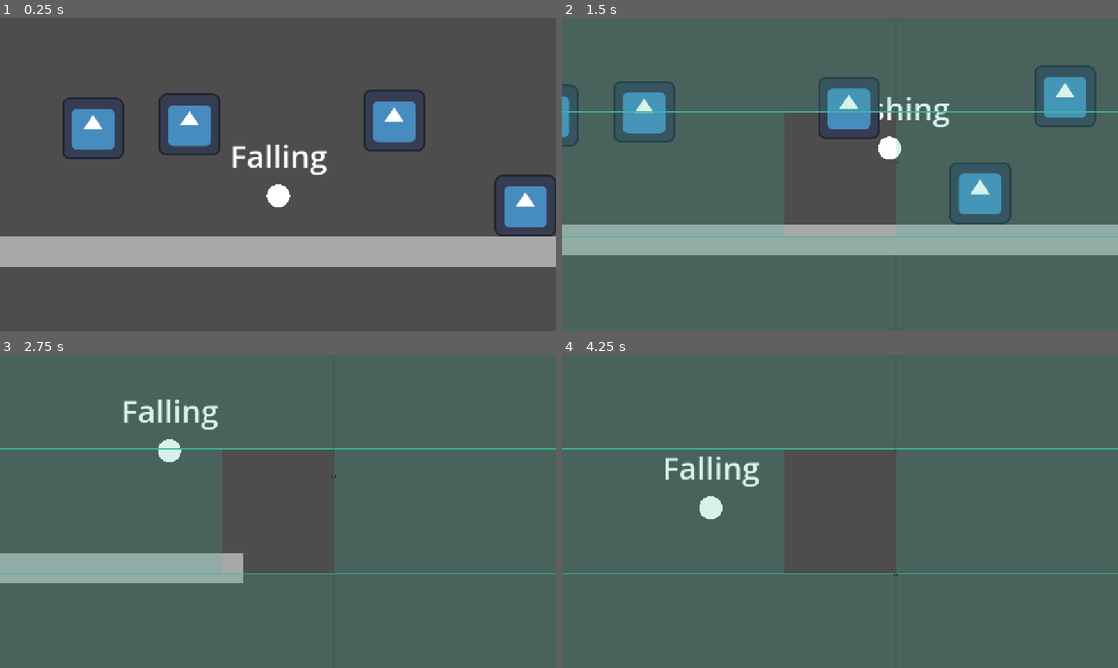
Above: before the commit, frames 1-4 (two rows, left to right).
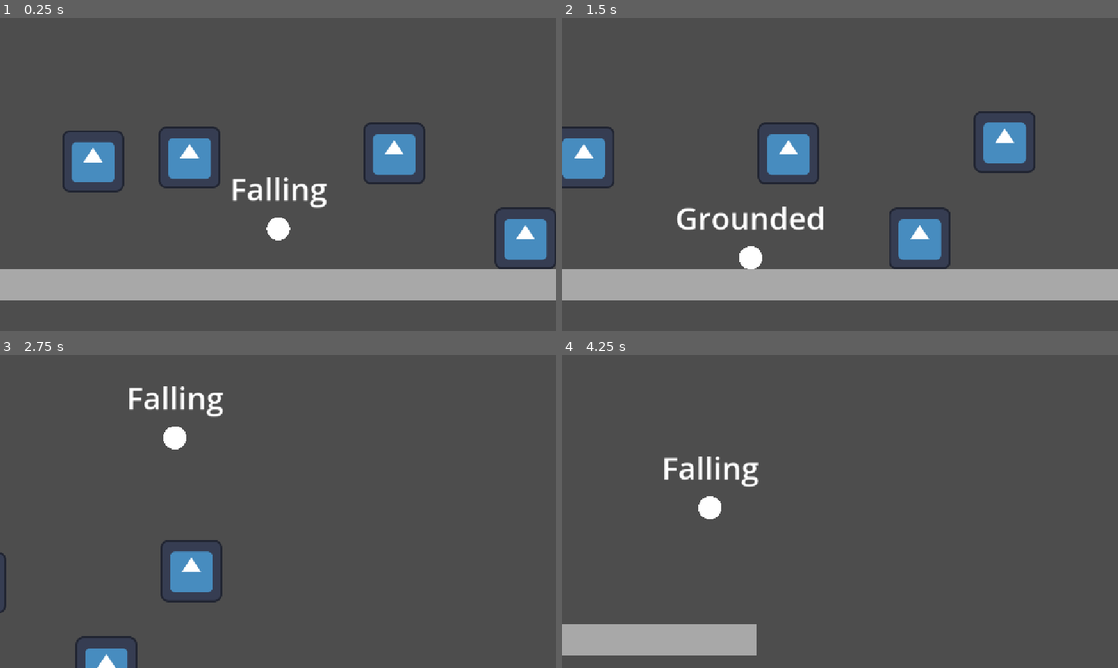
Above: after the commit, the same moments.

Repository: cookie1170/juice-test
Game: Godot game, scene res://levels/main.tscn
Same seed, same stepped clock (60 frames per second), same inputs: the game is played once before the commit and once after it. The engine's default icon, where the game draws it, is replaced by a stand-in: a white triangle on a blue panel in a dark square.
Inputs (mouse positions are in pixels of both pictures, inside the frame that each line leads up to):
- Up to frame 1 (0.25 s): no input
- Up to frame 2 (1.5 s): tap Enter (ui_accept) at 0.5, 0.77 s; move the mouse to (962, 158) at 0.52 s; press the mouse at (962, 158) at 0.53 s; hold D (right) 0.53-1.25 s; right-click (962, 158) at 0.8 s; release the mouse at (962, 158) at 1.25 s; drag from (728, 190) to (840, 140) at 1.27 s
- Up to frame 3 (2.75 s): move the mouse to (333, 442) at 2.02 s; hold D (right) from 2.03 s (still down); hold Space (bounce) from 2.03 s (still down); click (333, 442) at 2.17 s; right-click (333, 442) at 2.3 s
- Up to frame 4 (4.25 s): release D (right) at 2.75 s; release Space (bounce) at 2.75 s; drag from (812, 574) to (734, 455) at 2.77 s; move the mouse to (1006, 558) at 3.52 s; hold A (left) from 3.53 s (still down); right-click (1006, 558) at 3.6 s; click (1006, 558) at 3.67 s; tap Enter (ui_accept) at 3.77 s

The runs differ from the first frame. In frame 1, 29% of the frame differs, in the area x 0-100%, y 22-91%; in frame 2, 33%, in the area x 0-100%, y 15-91%; in frame 3, 8.7%; in frame 4, 5.1%.

Commit message:
you can now stop the dash by pressing right click

Diff:
--- a/levels/main.tscn
+++ b/levels/main.tscn
@@ -35,9 +35,10 @@
 
 [node name="Camera" type="Camera2D" parent="."]
 physics_interpolation_mode = 1
-position = Vector2(0, -128)
+position = Vector2(0, -196)
 ignore_rotation = false
 process_callback = 0
+limit_bottom = 128
 
 [node name="PhantomCameraHost" type="Node" parent="Camera"]
 process_priority = 300
@@ -47,14 +48,14 @@
 
 [node name="PhantomCamera" type="Node2D" parent="." node_paths=PackedStringArray("follow_target")]
 top_level = true
-position = Vector2(0, -128)
+position = Vector2(0, -196)
 script = ExtResource("3_qy63d")
 follow_mode = 5
 follow_target = NodePath("../Player")
 tween_resource = SubResource("Resource_272bh")
 dead_zone_width = 0.2
 dead_zone_height = 0.4
-show_viewfinder_in_play = true
+limit_bottom = 128
 metadata/_custom_type_script = "uid://ckjqglobgtbtn"
 
 [node name="BasicEnemy" parent="." instance=ExtResource("5_ifaiv")]
--- a/player/dashing.gd
+++ b/player/dashing.gd
@@ -32,6 +32,8 @@
 func _physics_process(delta: float) -> void:
 	if Input.is_action_pressed("dash") and not has_pressed:
 		owner.velocity.y -= owner.fall_grav * delta
+		if Input.is_action_just_pressed("abort_dash"):
+			state_changed.emit(falling_state)
 	if Input.is_action_just_released("dash"):
 		dash()
 	if owner.is_on_floor():
--- a/project.godot
+++ b/project.godot
@@ -61,6 +61,11 @@
 "events": [Object(InputEventMouseButton,"resource_local_to_scene":false,"resource_name":"","device":-1,"window_id":0,"a …(253 unchanged characters)…
 ]
 }
+abort_dash={
+"deadzone": 0.2,
+"events": [Object(InputEventMouseButton,"resource_local_to_scene":false,"resource_name":"","device":-1,"window_id":0,"alt_pressed":false,"shift_pressed":false,"ctrl_pressed":false,"meta_pressed":false,"button_mask":0,"position":Vector2(0, 0),"global_position":Vector2(0, 0),"factor":1.0,"button_index":2,"canceled":false,"pressed":false,"double_click":false,"script":null)
+]
+}
 
 [layer_names]
 
